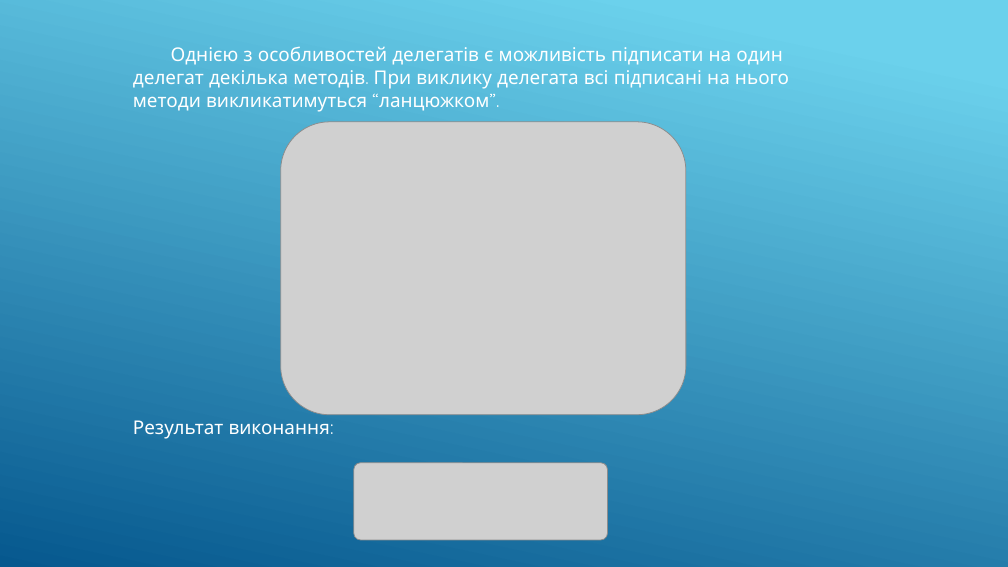
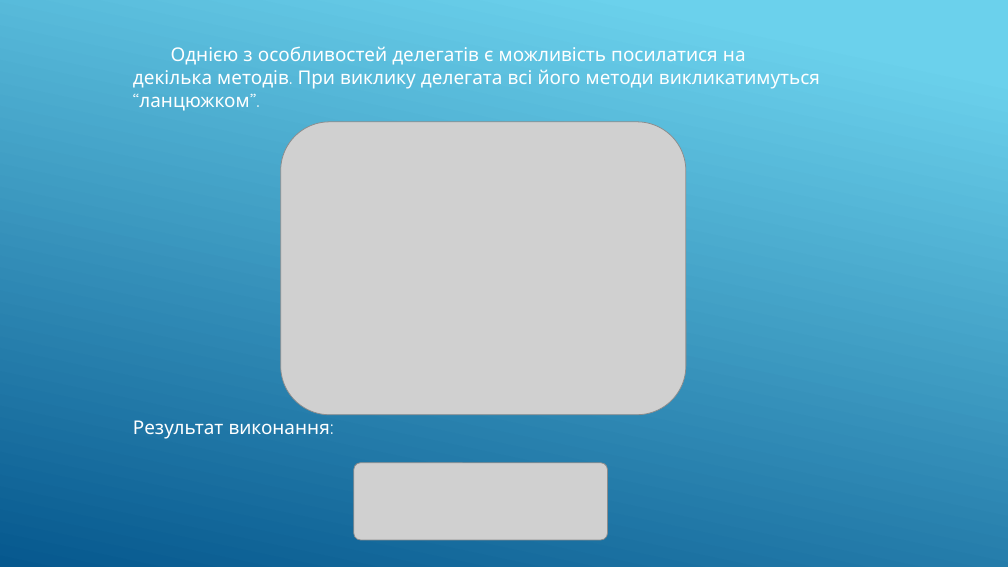
Before and after one commit to MaryanDev/ang2, a slide deck: slide 8 of LogosDelegatesLecture.pptx. Drawn at 1008x567 pixels with LibreOffice and Linux fonts; fonts in the diff are those of the drawing; grey boxes stand for pictures. Boxes give left, top, right and bottom in pixels: in the first picture for what was removed or moved away, otherwise in the second. Text is boxed around its words. In the diff, an @@ line names an element or a change of style, - is before the commit and + after.

```diff
--- a/LogosDelegatesLecture.pptx
+++ b/LogosDelegatesLecture.pptx
@@ text at box(133, 46, 820, 111): text changed @@
-Однією з особливостей делегатів є можливість підписати на один делегат декілька методів. При виклику делегата всі підписані на нього методи викликатимуться “ланцюжком”.
+Однією з особливостей делегатів є можливість посилатися на декілька методів. При виклику делегата всі його методи викликатимуться “ланцюжком”.
```
Also in this commit, not shown: 7 other slides changed, 1 slide added.
